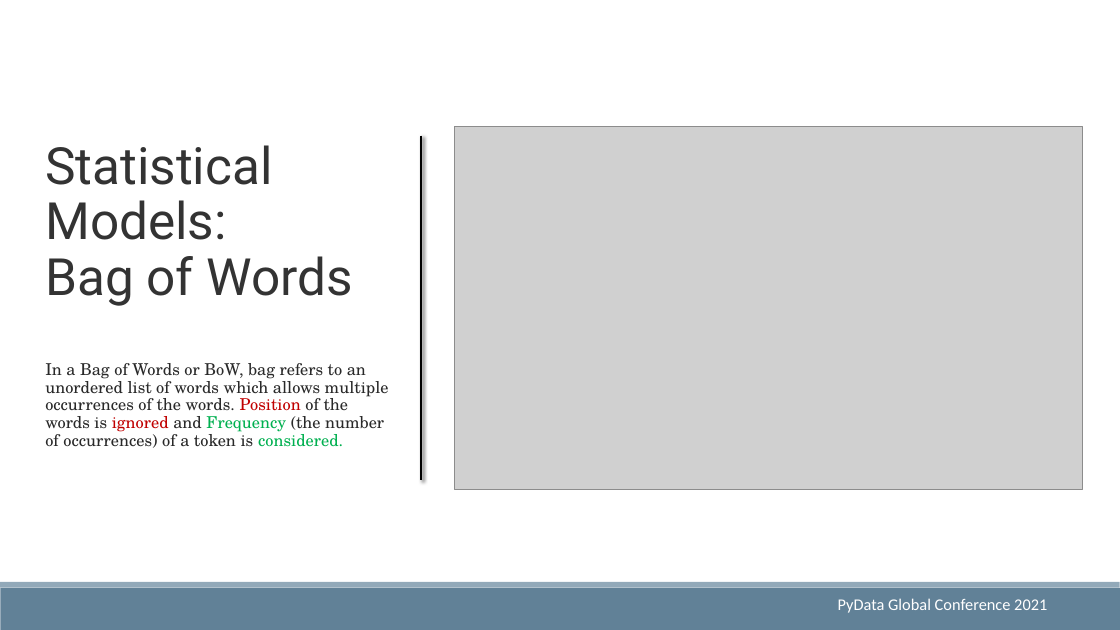
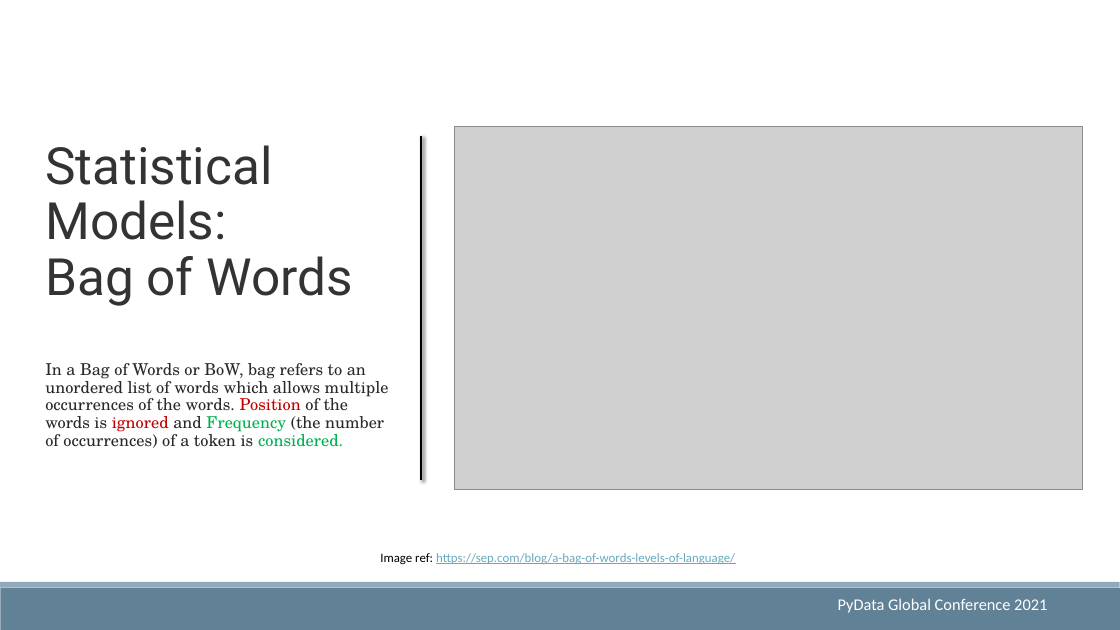
Before and after one commit to royn5618/Talks_Resources, a slide deck: slide 9 of PyDataGlobal2021/Getting Started with Text Classification.pptx (slide 8 before the commit). Drawn at 1120x630 pixels with LibreOffice and Linux fonts; fonts in the diff are those of the drawing; grey boxes stand for pictures. Boxes give left, top, right and bottom in pixels: in the first picture for what was removed or moved away, otherwise in the second. Text is boxed around its words. In the diff, an @@ line names an element or a change of style, - is before the commit and + after.

```diff
--- a/PyDataGlobal2021/Getting Started with Text Classification.pptx
+++ b/PyDataGlobal2021/Getting Started with Text Classification.pptx
@@ text added at box(380, 553, 735, 565), 11 pt, text #67AABF, underline @@
+Image ref: https://sep.com/blog/a-bag-of-words-levels-of-language/
```
Also in this commit, not shown: 2 slides added, 2 other files.
